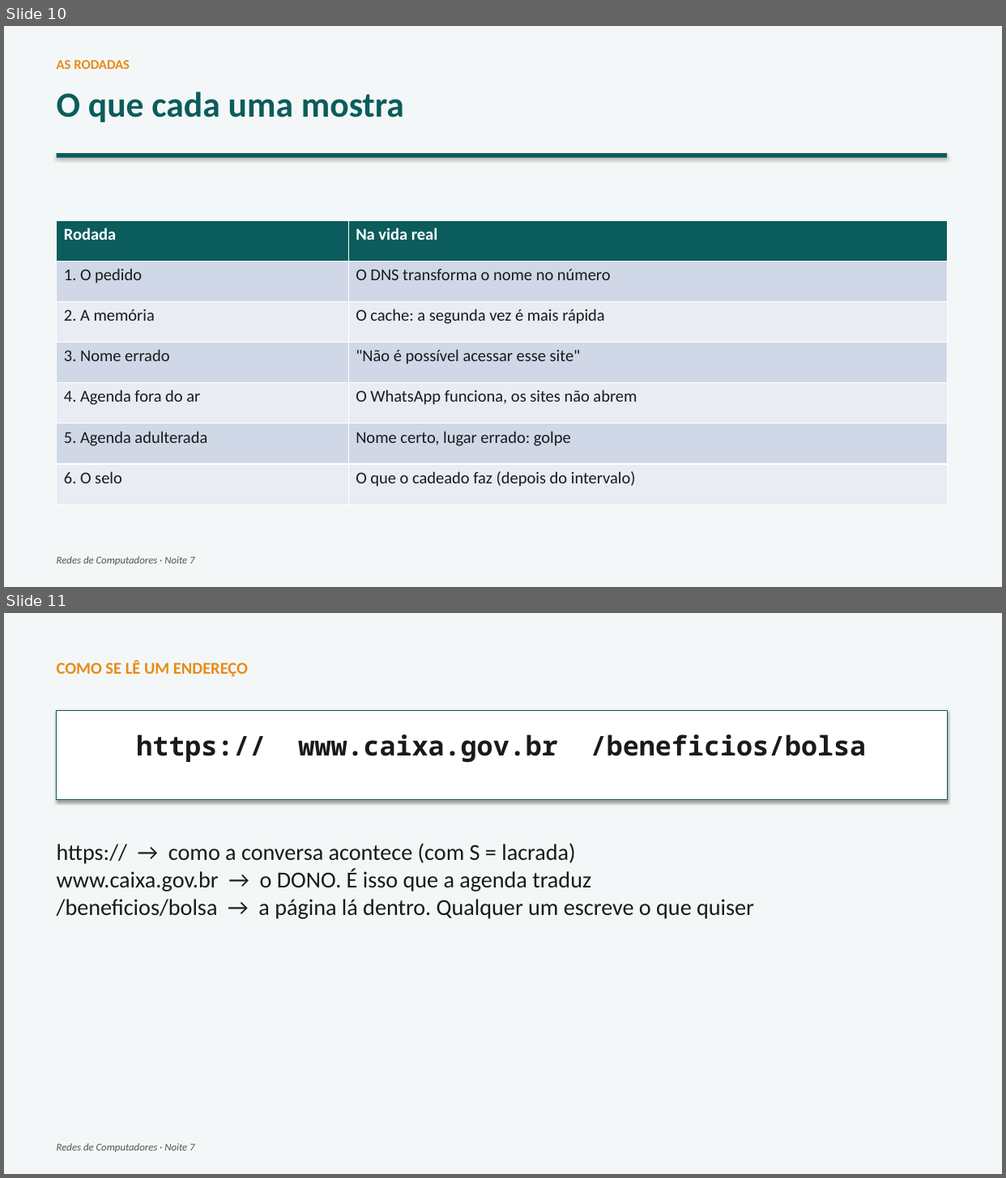
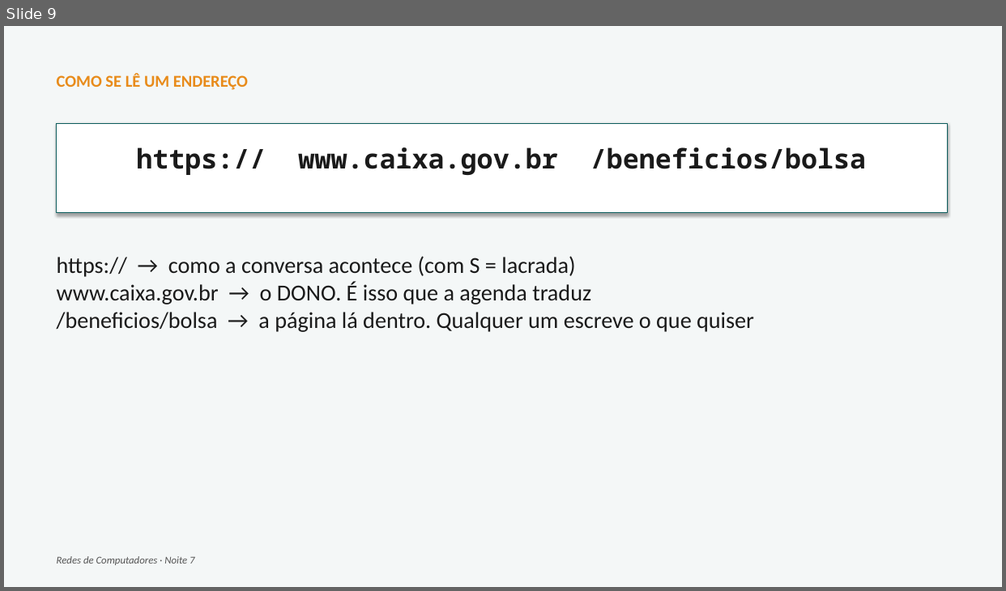
Before and after one commit to joninedel-prog/gerador_contratos, a slide deck: Aula - Redes 7 - Nomes na rede.pptx. Shown one above the other, each under a label of ours: slides 10 and 11 before the commit, slide 9 after it. The pictures are 1006x1178 and 1006x591 pixels, drawn with LibreOffice and Linux fonts; fonts in the diff are those of the drawing. Boxes give left, top, right and bottom in pixels: in the first picture for what was removed or moved away, otherwise in the second. Text is boxed around its words. In the diff, an @@ line names an element or a change of style, - is before the commit and + after.

```diff
--- a/Aula - Redes 7 - Nomes na rede.pptx
+++ b/Aula - Redes 7 - Nomes na rede.pptx
@@ slide 10 removed at <box>4,26,1002,587</box>, background #FFFFFF @@
@@ rectangle removed at <box>4,26,1002,587</box> @@
@@ text removed at <box>57,60,130,69</box> @@
-AS RODADAS
@@ text removed at <box>57,92,404,122</box> @@
-O que cada uma mostra
@@ rectangle removed at <box>57,153,948,158</box> @@
@@ table removed at <box>57,220,948,506</box>, 7 rows, 2 columns @@
-Rodada | Na vida real
-1. O pedido | O DNS transforma o nome no número
-2. A memória | O cache: a segunda vez é mais rápida
-3. Nome errado | "Não é possível acessar esse site"
-4. Agenda fora do ar | O WhatsApp funciona, os sites não abrem
-5. Agenda adulterada | Nome certo, lugar errado: golpe
-6. O selo | O que o cadeado faz (depois do intervalo)
@@ text removed at <box>57,557,194,565</box> @@
-Redes de Computadores · Noite 7
@@ what was slide 11 is now slide 9 @@
```
Also in this commit, not shown: 1 slide changed, 1 slide added, 5 other files.
